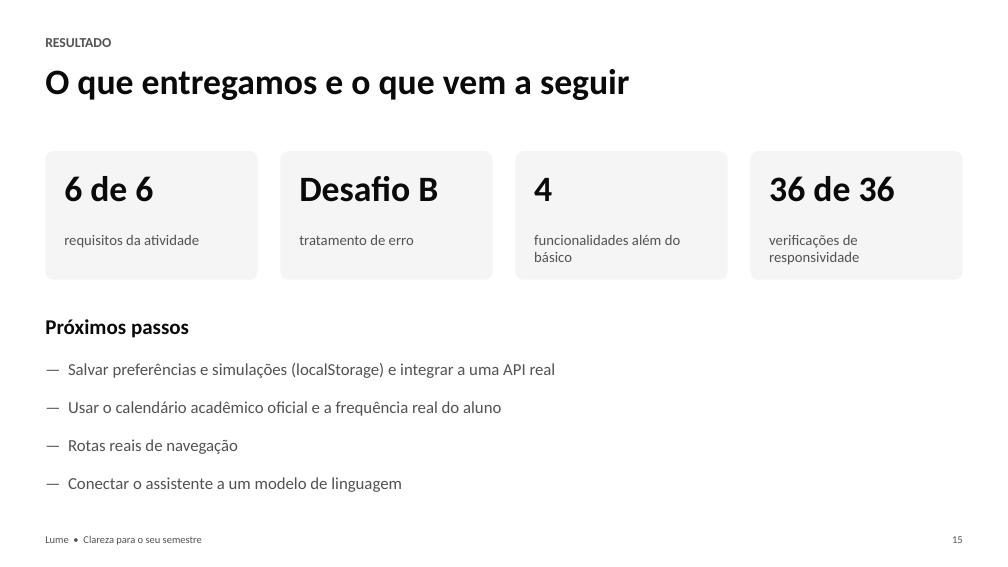
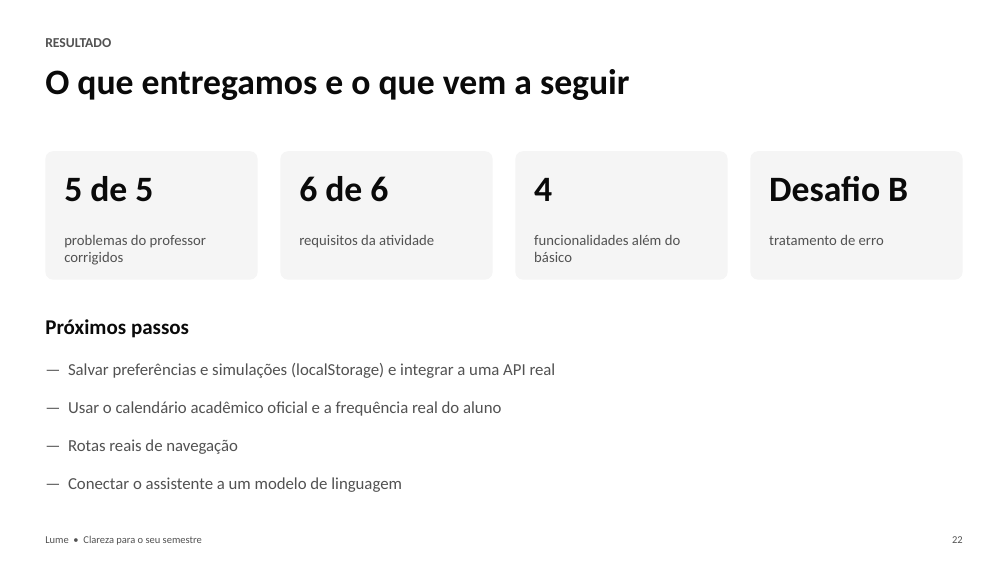
Before and after one commit to Tavimmm21/educonnect, a slide deck: slide 22 of entrega/Lume-Apresentacao-do-projeto.pptx (slide 15 before the commit). Drawn at 1008x567 pixels with LibreOffice and Linux fonts; fonts in the diff are those of the drawing. Boxes give left, top, right and bottom in pixels: in the first picture for what was removed or moved away, otherwise in the second. Text is boxed around its words. In the diff, an @@ line names an element or a change of style, - is before the commit and + after.

```diff
--- a/entrega/Lume-Apresentacao-do-projeto.pptx
+++ b/entrega/Lume-Apresentacao-do-projeto.pptx
@@ text at (64,176,153,202): text changed @@
-6 de 6
+5 de 5
@@ text at (299,176,388,202): text changed @@
-Desafio B
+6 de 6
@@ text at (769,176,908,202): text changed @@
-36 de 36
+Desafio B
@@ text at (64,235,206,265): text changed @@
-requisitos da atividade
+problemas do professor corrigidos
@@ text at (299,235,434,248): text changed @@
-tratamento de erro
+requisitos da atividade
@@ text at (769,235,884,245): text changed @@
-verificações de responsividade
+tratamento de erro
@@ text at (952,536,963,543): text changed @@
-15
+22
```
Also in this commit, not shown: 8 other slides changed, 13 slides added, 6 slides removed, 8 other files.
